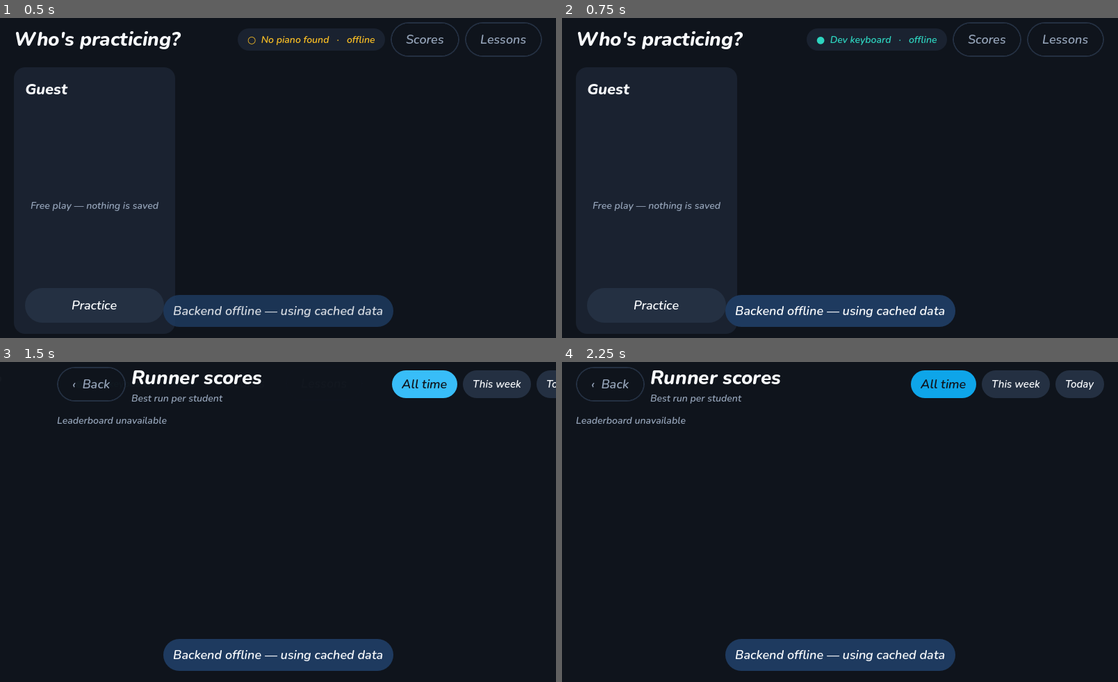
Above: before the commit, frames 1-4 (two rows, left to right).
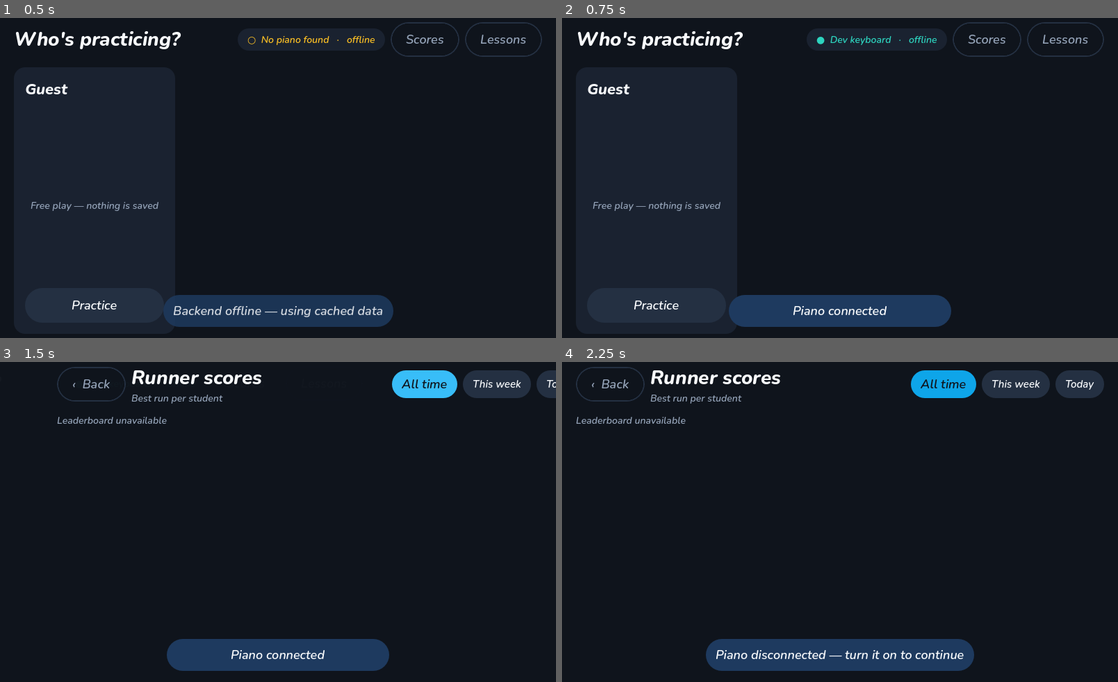
Above: after the commit, the same moments.

Repository: gmo-wilson/pianoman
Game: Godot game, scene res://main.tscn
Two runs of this game, one before a commit and one after it. Both use one fixed random seed, a clock stepped at 60 frames per second and the inputs below.
Inputs (mouse positions are in pixels of both pictures, inside the frame that each line leads up to):
- Up to frame 1 (0.5 s): no input
- Up to frame 2 (0.75 s): tap Enter at 0.5 s; move the mouse to (962, 158) at 0.52 s; hold D from 0.53 s (still down); tap E at 0.6 s; click (962, 158) at 0.67 s
- Up to frame 3 (1.5 s): tap Space at 0.77 s; release D at 1.25 s; click "Scores" at 1.25 s
- Up to frame 4 (2.25 s): click "All time" at 2 s

Frame 1 is identical in both runs. In frame 2, 0.7% of the frame differs, in the area x 29-71%, y 86-97%; in frame 3, 0.7%; in frame 4, 1.3%, in the area x 25-75%, y 86-97%.

Commit message:
midi: survive piano power cycles — reopen output port, release stuck notes, connect/disconnect toasts
Co-Authored-By: Claude Fable 5.1 <noreply@anthropic.com>
Claude-Session: https://claude.ai/code/session_01WoHWmaLeuSir22Jqdax4cj

Diff:
--- a/v2/godot/Main.gd
+++ b/v2/godot/Main.gd
@@ -22,6 +22,8 @@
 	Router.screen_changed.connect(func(screen_name: String):
 		if screen_name == "Select":
 			_sync_content())
+	Midi.connection_changed.connect(func(connected: bool):
+		show_toast("Piano connected" if connected else "Piano disconnected — turn it on to continue", 2.5 if connected else 4.0))
 	_check_updates()
 
 
--- a/v2/godot/autoload/Midi.gd
+++ b/v2/godot/autoload/Midi.gd
@@ -15,6 +15,7 @@
 var device_names: PackedStringArray = []
 
 var _rescan_accum := 0.0
+var _native_rescan_accum := 0.0
 const RESCAN_EVERY := 2.0
 
 # ---- bridge
@@ -50,9 +51,13 @@
 			connection_changed.emit(connected)
 			if not connected:
 				active_notes.clear()
-		# Hot-plug: ALSA (the Pi) can re-enumerate by reopening; CoreMIDI on macOS cannot be reopened.
-		if not connected and OS.get_name() == "Linux":
-			_open()
+		# Native fallback only matters when the backend bridge is down. ALSA (the Pi) can re-enumerate by
+		# reopening; CoreMIDI on macOS cannot. Back off to every 10 s so we don't churn the ALSA sequencer.
+		if not connected and _ws_state != "open" and OS.get_name() == "Linux":
+			_native_rescan_accum += RESCAN_EVERY
+			if _native_rescan_accum >= 10.0:
+				_native_rescan_accum = 0.0
+				_open()
 
 
 func _open() -> void:
